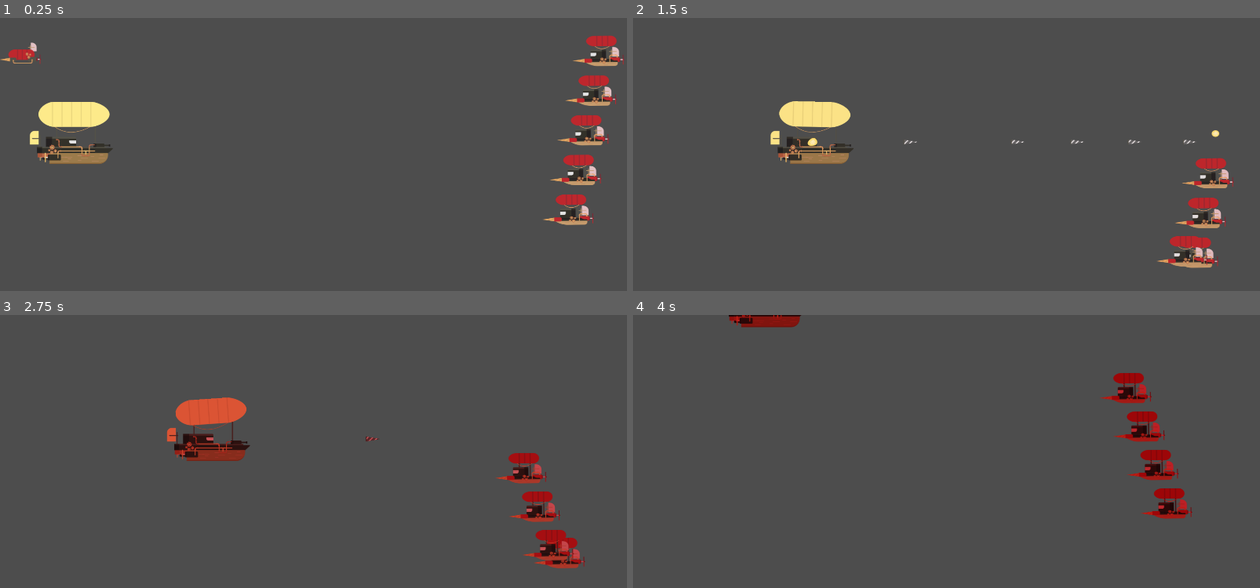
Above: before the commit, frames 1-4 (two rows, left to right).
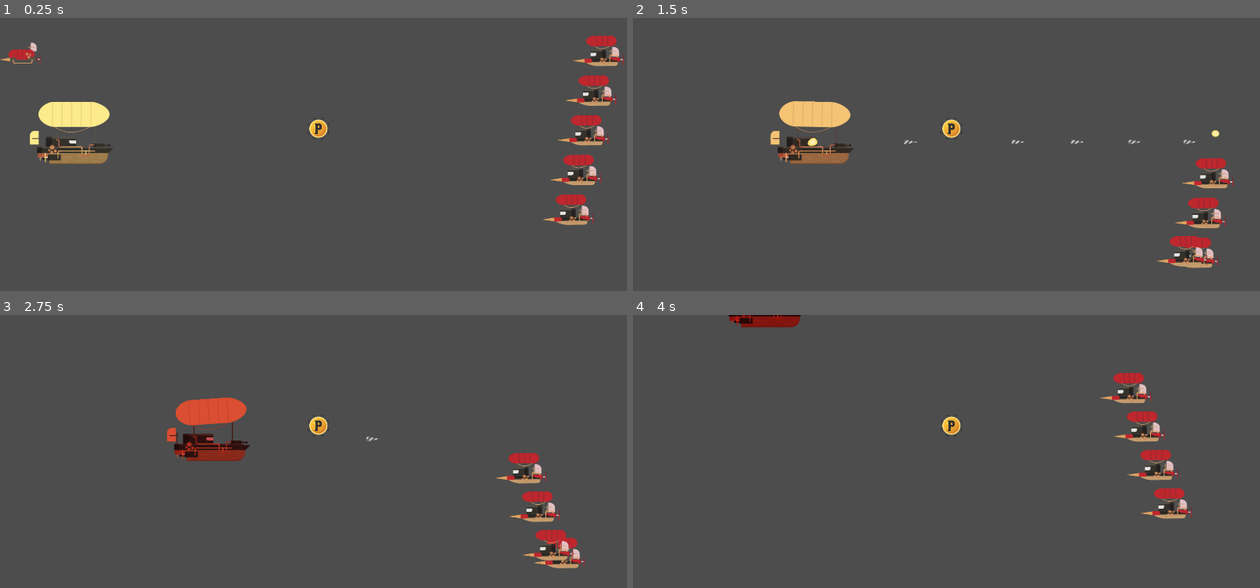
Above: after the commit, the same moments.

Repository: luishernandezg/arkanet
Game: Godot game, scene res://Scenes/Nivel1.tscn
Two runs of this game, one before a commit and one after it. Both use one fixed random seed, a clock stepped at 60 frames per second and the inputs below.
Inputs (mouse positions are in pixels of both pictures, inside the frame that each line leads up to):
- Up to frame 1 (0.25 s): no input
- Up to frame 2 (1.5 s): move the mouse to (1084, 176) at 0.52 s; hold D (move_right) 0.53-1.28 s; hold Right mouse button (attack) 0.53-1.28 s; move the mouse to (821, 211) at 1.27 s; hold A (move_left) from 1.28 s (still down); right-click (821, 211) at 1.35 s
- Up to frame 3 (2.75 s): move the mouse to (376, 413) at 2.02 s; release A (move_left) at 2.03 s; hold D (move_right) from 2.03 s (still down); hold Z (damage_test) from 2.03 s (still down); right-click (376, 413) at 2.3 s
- Up to frame 4 (4 s): move the mouse to (915, 560) at 2.77 s; release D (move_right) at 2.78 s; release Z (damage_test) at 2.78 s; hold W (move_up) 2.78-3.53 s; tap S (move_dowm) at 2.85 s; right-click (915, 560) at 3.05 s; move the mouse to (1134, 544) at 3.52 s; hold A (move_left) from 3.53 s (still down); hold Right mouse button (attack) from 3.53 s (still down)

The runs differ from the first frame. In frame 1, 0.2% of the frame differs, in the area x 49-53%, y 36-45%; in frame 2, 1.1%; in frame 3, 1.8%; in frame 4, 2.1%, in the area x 49-90%, y 21-75%.

Commit message:
Power Up - class 14

Diff:
--- a/Scenes/Character.tscn
+++ b/Scenes/Character.tscn
@@ -56,19 +56,19 @@
 tracks/0/type = "value"
 tracks/0/imported = false
 tracks/0/enabled = true
-tracks/0/path = NodePath("CharacterColorFilter:color")
-tracks/0/interp = 1
-tracks/0/loop_wrap = true
-tracks/0/keys = {
-"times": PackedFloat32Array(0),
-"transitions": PackedFloat32Array(1),
-"update": 0,
-"values": [Color(1, 1, 1, 1)]
+tracks/0/path = NodePath(".:collision_layer")
+tracks/0/interp = 1
+tracks/0/loop_wrap = true
+tracks/0/keys = {
+"times": PackedFloat32Array(0),
+"transitions": PackedFloat32Array(1),
+"update": 1,
+"values": [0]
 }
 tracks/1/type = "value"
 tracks/1/imported = false
 tracks/1/enabled = true
-tracks/1/path = NodePath(".:collision_layer")
+tracks/1/path = NodePath(".:collision_mask")
 tracks/1/interp = 1
 tracks/1/loop_wrap = true
 tracks/1/keys = {
@@ -80,14 +80,26 @@
 tracks/2/type = "value"
 tracks/2/imported = false
 tracks/2/enabled = true
-tracks/2/path = NodePath(".:collision_mask")
+tracks/2/path = NodePath("Area2D:collision_layer")
 tracks/2/interp = 1
 tracks/2/loop_wrap = true
 tracks/2/keys = {
 "times": PackedFloat32Array(0),
 "transitions": PackedFloat32Array(1),
 "update": 1,
-"values": [0]
+"values": [1]
+}
+tracks/3/type = "value"
+tracks/3/imported = false
+tracks/3/enabled = true
+tracks/3/path = NodePath("Area2D:collision_mask")
+tracks/3/interp = 1
+tracks/3/loop_wrap = true
+tracks/3/keys = {
+"times": PackedFloat32Array(0),
+"transitions": PackedFloat32Array(1),
+"update": 1,
+"values": [1]
 }
 
 [sub_resource type="Animation" id="Animation_qgb30"]
@@ -96,19 +108,19 @@
 tracks/0/type = "value"
 tracks/0/imported = false
 tracks/0/enabled = true
-tracks/0/path = NodePath("CharacterColorFilter:color")
-tracks/0/interp = 1
-tracks/0/loop_wrap = true
-tracks/0/keys = {
-"times": PackedFloat32Array(0.0666667, 0.566667, 1.03333, 1.5, 2, 2.5, 3),
-"transitions": PackedFloat32Array(1, 1, 1, 1, 1, 1, 1),
-"update": 0,
-"values": [Color(1, 1, 1, 1), Color(0.792157, 0, 0.0313726, 1), Color(1, 1, 1, 1), Color(0.792157, 0, 0.0313726, 1), Color(1, 1, 1, 1), Color(0.792157, 0, 0.0313726, 1), Color(1, 1, 1, 1)]
+tracks/0/path = NodePath(".:collision_layer")
+tracks/0/interp = 1
+tracks/0/loop_wrap = true
+tracks/0/keys = {
+"times": PackedFloat32Array(0, 3),
+"transitions": PackedFloat32Array(1, 1),
+"update": 1,
+"values": [0, 1]
 }
 tracks/1/type = "value"
 tracks/1/imported = false
 tracks/1/enabled = true
-tracks/1/path = NodePath(".:collision_layer")
+tracks/1/path = NodePath(".:collision_mask")
 tracks/1/interp = 1
 tracks/1/loop_wrap = true
 tracks/1/keys = {
@@ -120,10 +132,46 @@
 tracks/2/type = "value"
 tracks/2/imported = false
 tracks/2/enabled = true
-tracks/2/path = NodePath(".:collision_mask")
+tracks/2/path = NodePath("Body:modulate")
 tracks/2/interp = 1
 tracks/2/loop_wrap = true
 tracks/2/keys = {
+"times": PackedFloat32Array(0, 0.5, 1, 1.5, 2, 2.5, 3),
+"transitions": PackedFloat32Array(1, 1, 1, 1, 1, 1, 1),
+"update": 0,
+"values": [Color(1, 1, 1, 1), Color(0.792157, 0, 0.0313726, 1), Color(1, 1, 1, 1), Color(0.792157, 0, 0.0313726, 1), Color(1, 1, 1, 1), Color(0.792157, 0, 0.0313726, 1), Color(1, 1, 1, 1)]
+}
+tracks/3/type = "value"
+tracks/3/imported = false
+tracks/3/enabled = true
+tracks/3/path = NodePath("Globo:self_modulate")
+tracks/3/interp = 1
+tracks/3/loop_wrap = true
+tracks/3/keys = {
+"times": PackedFloat32Array(0, 0.5, 1, 1.5, 2, 2.5, 3),
+"transitions": PackedFloat32Array(1, 1, 1, 1, 1, 1, 1),
+"update": 0,
+"values": [Color(1, 1, 1, 1), Color(0.792157, 0, 0.0313726, 1), Color(1, 1, 1, 1), Color(0.792157, 0, 0.0313726, 1), Color(1, 1, 1, 1), Color(0.792157, 0, 0.0313726, 1), Color(1, 1, 1, 1)]
+}
+tracks/4/type = "value"
+tracks/4/imported = false
+tracks/4/enabled = true
+tracks/4/path = NodePath("Area2D:collision_layer")
+tracks/4/interp = 1
+tracks/4/loop_wrap = true
+tracks/4/keys = {
+"times": PackedFloat32Array(0, 3),
+"transitions": PackedFloat32Array(1, 1),
+"update": 1,
+"values": [0, 1]
+}
+tracks/5/type = "value"
+tracks/5/imported = false
+tracks/5/enabled = true
+tracks/5/path = NodePath("Area2D:collision_mask")
+tracks/5/interp = 1
+tracks/5/loop_wrap = true
+tracks/5/keys = {
 "times": PackedFloat32Array(0, 3),
 "transitions": PackedFloat32Array(1, 1),
 "update": 1,
@@ -251,8 +299,6 @@
 collision_mask = 0
 script = ExtResource("1_0lpbi")
 
-[node name="CharacterColorFilter" type="CanvasModulate" parent="."]
-
 [node name="Body" type="AnimatedSprite2D" parent="."]
 sprite_frames = SubResource("SpriteFrames_0mlur")
 animation = &"Idle"
--- a/Scenes/Nivel1.tscn
+++ b/Scenes/Nivel1.tscn
@@ -1,8 +1,13 @@
-[gd_scene load_steps=4 format=3 uid="uid://bkpuv3tv720x0"]
+[gd_scene load_steps=7 format=3 uid="uid://bkpuv3tv720x0"]
 
 [ext_resource type="PackedScene" uid="uid://bwqfgmp83lufd" path="res://Scenes/Character.tscn" id="1_2ripf"]
 [ext_resource type="PackedScene" uid="uid://8qhymcei0n4c" path="res://Scenes/enemy_group.tscn" id="2_448l0"]
 [ext_resource type="PackedScene" uid="uid://dmd3tlnw0xnp6" path="res://Scenes/enemy_with_target.tscn" id="3_mgh68"]
+[ext_resource type="Script" path="res://Scripts/power_up.gd" id="4_majqm"]
+[ext_resource type="Texture2D" uid="uid://c3g1pyba3xjlq" path="res://Assets/disparo/powerUp.png" id="5_c6kqk"]
+
+[sub_resource type="CircleShape2D" id="CircleShape2D_jb847"]
+radius = 28.6356
 
 [node name="Nivel1" type="Node2D"]
 
@@ -14,3 +19,15 @@
 scale = Vector2(1.169, 1.02829)
 
 [node name="EnemyWithTarget" parent="." instance=ExtResource("3_mgh68")]
+
+[node name="PowerUp" type="Area2D" parent="."]
+position = Vector2(975, 339)
+script = ExtResource("4_majqm")
+
+[node name="PowerUp" type="Sprite2D" parent="PowerUp"]
+texture = ExtResource("5_c6kqk")
+
+[node name="CollisionShape2D" type="CollisionShape2D" parent="PowerUp"]
+shape = SubResource("CircleShape2D_jb847")
+
+[connection signal="body_entered" from="PowerUp" to="PowerUp" method="_on_body_entered"]
--- a/Scenes/shot.tscn
+++ b/Scenes/shot.tscn
@@ -67,7 +67,7 @@
 [sub_resource type="RectangleShape2D" id="RectangleShape2D_lb43y"]
 size = Vector2(14.8695, 16.9986)
 
-[node name="RigidBody2D" type="RigidBody2D"]
+[node name="Shot" type="RigidBody2D"]
 gravity_scale = 0.0
 linear_velocity = Vector2(1500, 0)
 script = ExtResource("1_k4asw")
--- /dev/null
+++ b/Scenes/spesial_shot.tscn
@@ -0,0 +1,14 @@
+[gd_scene load_steps=2 format=3 uid="uid://plvn6hqpxwe8"]
+
+[ext_resource type="PackedScene" uid="uid://c0flgw3oxklhp" path="res://Scenes/shot.tscn" id="1_vbbwt"]
+
+[node name="SpesialShot" type="Node2D"]
+
+[node name="Shot" parent="." instance=ExtResource("1_vbbwt")]
+position = Vector2(0, 100)
+
+[node name="Shot2" parent="." instance=ExtResource("1_vbbwt")]
+position = Vector2(0, -100)
+
+[node name="Shot3" parent="." instance=ExtResource("1_vbbwt")]
+position = Vector2(50, 0)
--- a/Scripts/character.gd
+++ b/Scripts/character.gd
@@ -2,10 +2,12 @@
 
 @export var speed: float = 600.0
 @onready var shot = preload("res://Scenes/shot.tscn")
+@onready var specialShot = preload("res://Scenes/spesial_shot.tscn")
 @onready var playback: AnimationNodeStateMachinePlayback = $AnimationTree.get("parameters/playback")
 @onready var animationPlayer: AnimationPlayer = $AnimationPlayerDamage
 
 var cooldown = true
+var powerUp = false
 
 func _physics_process(_delta: float) -> void:
 
@@ -27,7 +29,10 @@
 		animationPlayer.play("damage")
 
 	if (Input.is_action_pressed("attack")):
-		shot_action()
+		if powerUp:
+			special_shot_action()
+		else:
+			shot_action()
 
 	velocity.x = directionX * speed
 	velocity.y = directionY * speed
@@ -39,6 +44,16 @@
 		cooldown = false
 		$Timer.start()
 		var shot_isntance: Node2D = shot.instantiate()
+		shot_isntance.position = $ShotPos.global_position
+		add_child(shot_isntance)
+		# with top_level set to true the shot isntance is no afected by his parent
+		shot_isntance.top_level = true
+
+func special_shot_action() -> void:
+	if cooldown:
+		cooldown = false
+		$Timer.start()
+		var shot_isntance: Node2D = specialShot.instantiate()
 		shot_isntance.position = $ShotPos.global_position
 		add_child(shot_isntance)
 		# with top_level set to true the shot isntance is no afected by his parent
--- /dev/null
+++ b/Scripts/power_up.gd
@@ -0,0 +1,17 @@
+extends Area2D
+
+
+# Called when the node enters the scene tree for the first time.
+func _ready() -> void:
+	pass # Replace with function body.
+
+
+# Called every frame. 'delta' is the elapsed time since the previous frame.
+func _process(delta: float) -> void:
+	pass
+
+
+func _on_body_entered(body: Node2D) -> void:
+	if body.is_in_group("characters"):
+		body.powerUp = true
+		queue_free()
